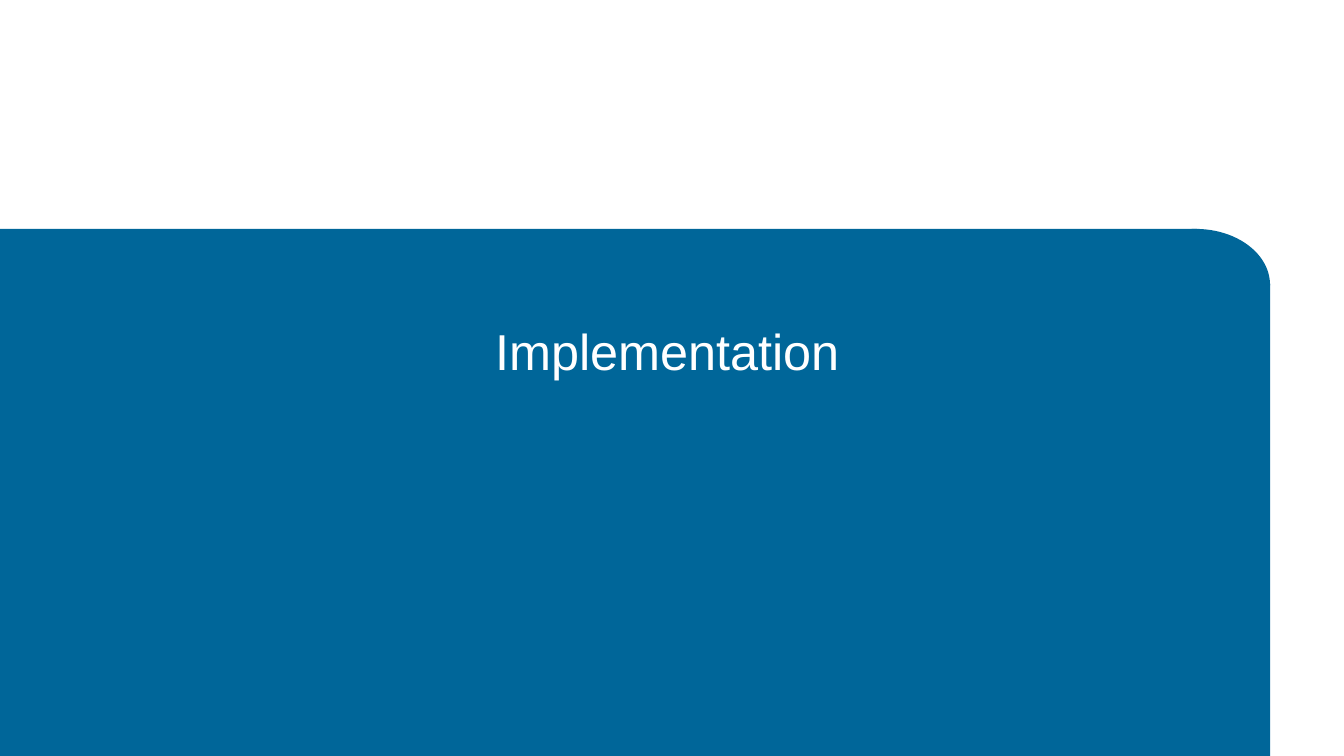
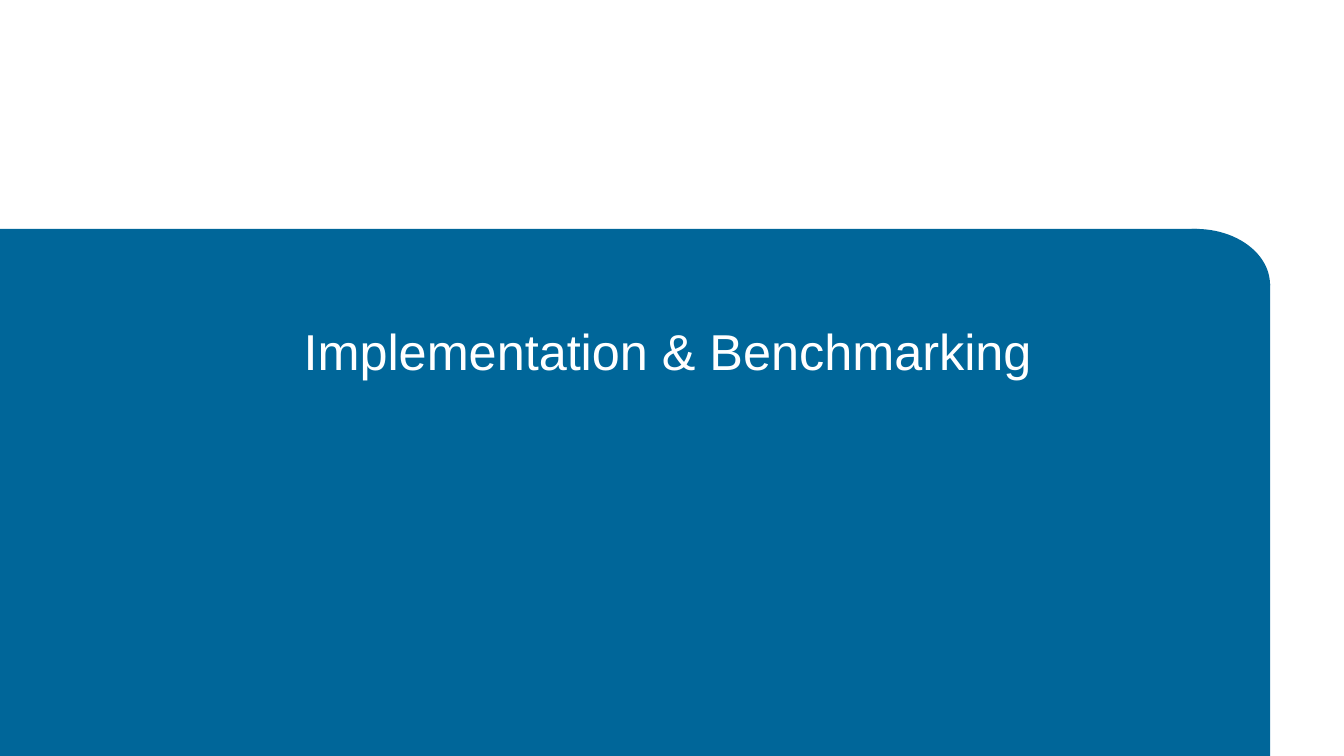
Before and after one commit to alexmllo/zk-hashes, a slide deck: slide 11 of thesis/slides.pptx (slide 12 before the commit). Drawn at 1344x756 pixels with LibreOffice and Linux fonts; fonts in the diff are those of the drawing; background and template pictures are left out. Boxes give left, top, right and bottom in pixels: in the first picture for what was removed or moved away, otherwise in the second. Text is boxed around its words. In the diff, an @@ line names an element or a change of style, - is before the commit and + after.

```diff
--- a/thesis/slides.pptx
+++ b/thesis/slides.pptx
@@ title at [304, 333, 1031, 380]: text changed @@
-Implementation
+Implementation & Benchmarking
```
Also in this commit, not shown: 11 other slides changed, 3 slides added, 4 slides removed.
